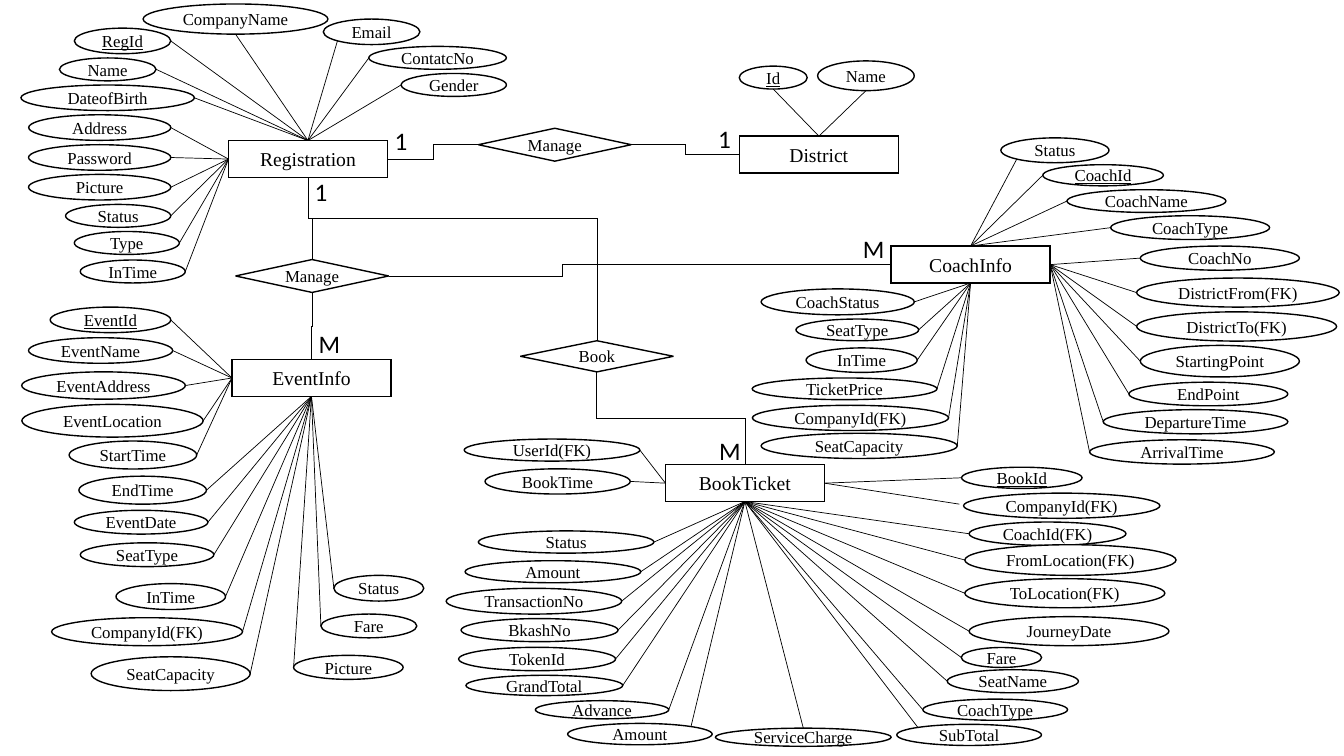
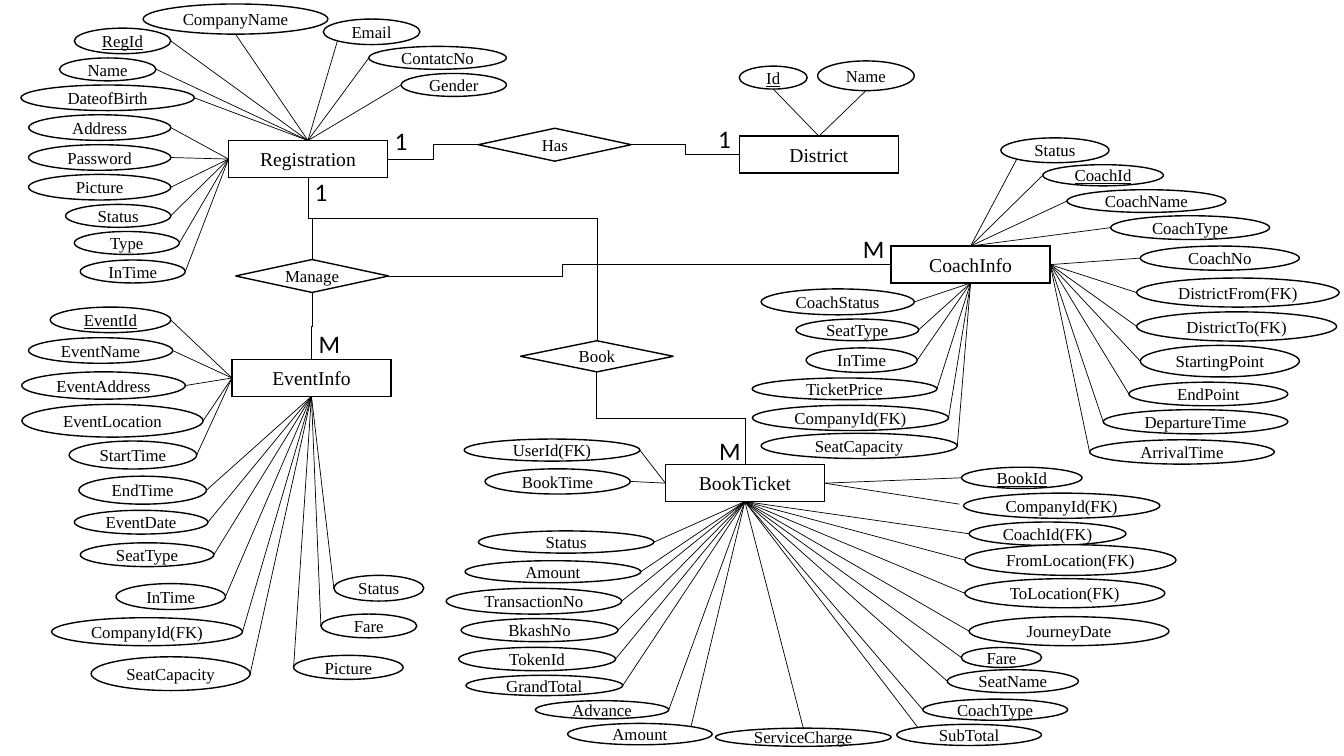
Before and after one commit to shfsakib/TicketBookingSystem, a slide deck: slide 1 of TicketBookingDiagram.ppt. Drawn at 1344x756 pixels with LibreOffice and Linux fonts; fonts in the diff are those of the drawing. Boxes give left, top, right and bottom in pixels: in the first picture for what was removed or moved away, otherwise in the second. Text is boxed around its words. In the diff, an @@ line names an element or a change of style, - is before the commit and + after.

Commit message:
er updated

```diff
--- a/TicketBookingDiagram.ppt
+++ b/TicketBookingDiagram.ppt
@@ text in diamond at [542,140,568,151]: text changed @@
-Manage
+Has
```
